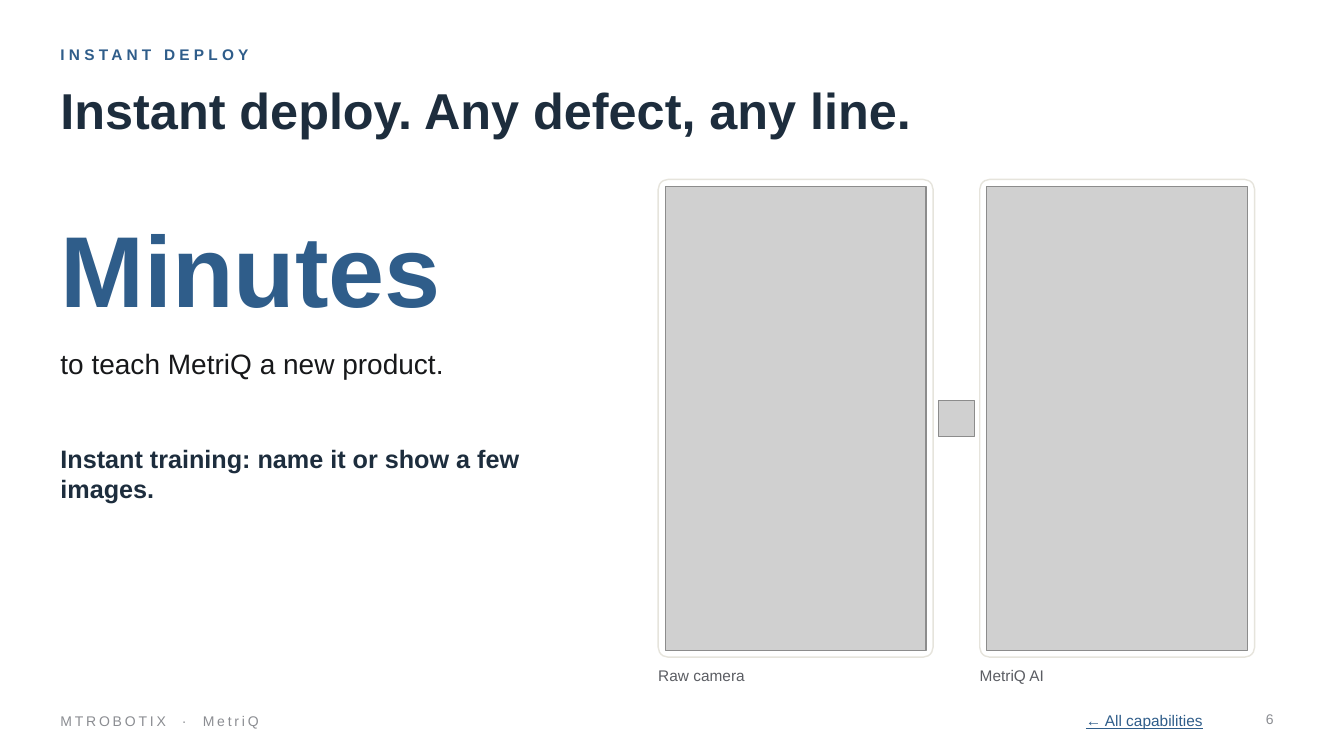
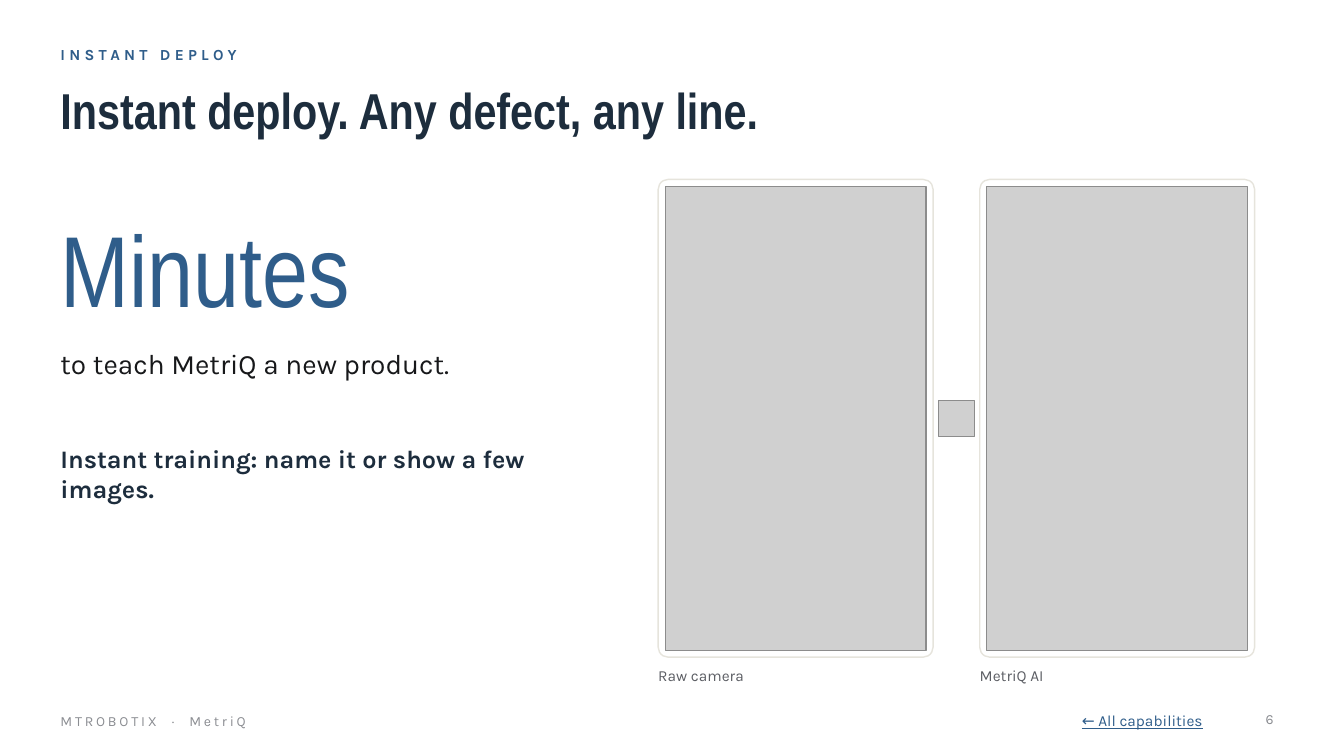
Before and after one commit to MTRobotix/MTR-SOP, a slide deck: slide 6 of content/general/attachments/metriq-pitch-deck.pptx. Drawn at 1344x756 pixels with LibreOffice and Linux fonts; fonts in the diff are those of the drawing; grey boxes stand for pictures. Boxes give left, top, right and bottom in pixels: in the first picture for what was removed or moved away, otherwise in the second. Text is boxed around its words. In the diff, an @@ line names an element or a change of style, - is before the commit and + after.

```diff
--- a/content/general/attachments/metriq-pitch-deck.pptx
+++ b/content/general/attachments/metriq-pitch-deck.pptx
@@ title "Instant deploy. Any defect, any ..." at <box>60,92,759,139</box>: font Arial to Arial Narrow @@
@@ text "Minutes" at <box>60,234,349,308</box>: font Arial to Arial Narrow, bold off @@
@@ font Arial to Karla in 7 elements at <box>60,50,237,60</box>, <box>60,355,449,381</box>, <box>60,450,525,505</box>, <box>658,671,744,681</box>, <box>980,670,1043,684</box>, <box>1098,715,1203,730</box>, <box>60,716,246,728</box> @@
```
Also in this commit, not shown: 12 other slides changed, 1 slide added, 1 slide removed, 4 other files.
